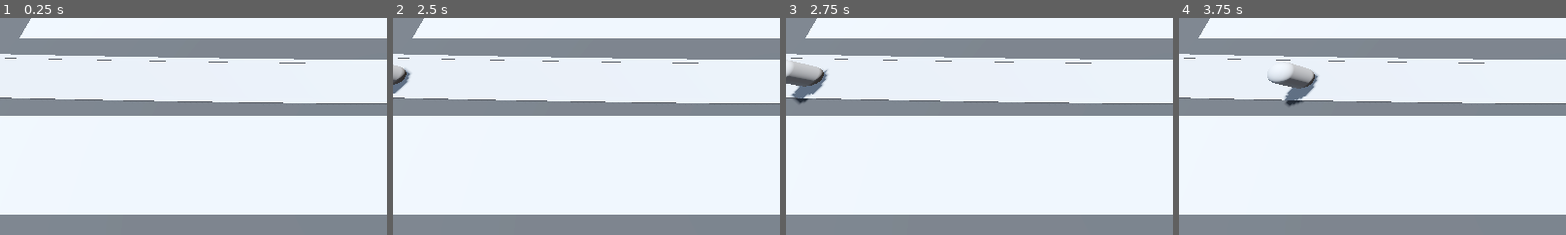
Above: before the commit, frames 1-4 (left to right).
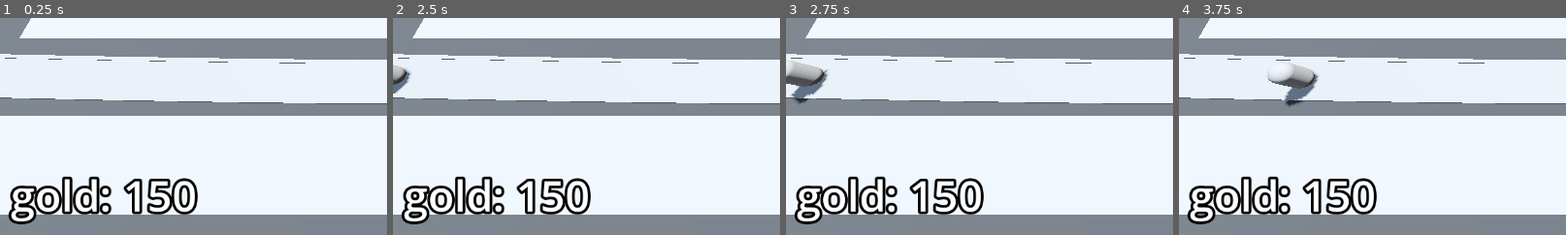
Above: after the commit, the same moments.

Repository: ozgencDev/Barbarian-Blaster
Game: Godot game, scene res://BaseLevel.tscn
Same seed, same stepped clock (60 frames per second), same inputs: the game is played once before the commit and once after it.
Inputs (mouse positions are % of the whole screen's width and height, from its top left):
- Up to frame 1 (0.25 s): no input
- Up to frame 2 (2.5 s): tap Enter at 0.5, 2 s; move the mouse to (72, 45) at 0.52 s; press the mouse at (72, 45) at 0.53 s; tap Space at 1.25 s; move the mouse to (30, 55) at 1.27 s; release the mouse at (30, 55) at 1.28 s; click (30, 55) at 1.35 s; move the mouse to (60, 28) at 2.02 s; press the mouse at (60, 28) at 2.03 s
- Up to frame 3 (2.75 s): no input
- Up to frame 4 (3.75 s): move the mouse to (45, 70) at 2.77 s; release the mouse at (45, 70) at 2.78 s; click (45, 70) at 2.85 s; move the mouse to (80, 65) at 3.52 s; press the mouse at (80, 65) at 3.53 s
The pictures show only the part of the screen within x 0-50%, y 50-100%; the shares and areas given below are measured in that part.

The runs differ from the first frame. In frame 1, 4.1% of the frame differs, in the area x 2-52%, y 72-96%; in frame 2, 4.1%; in frame 3, 4.1%; in frame 4, 4.1%.

Commit message:
add margin container and adds margin to container then adds filter to mouse for ignoring mouse event adds label inside margin container , adds script for editing label

Diff:
--- /dev/null
+++ b/Bank.gd
@@ -0,0 +1,13 @@
+extends MarginContainer
+
+
+@export var starting_gold := 150
+@onready var label: Label = $Label
+
+var gold: int:
+	set(gold_in):
+		gold = max(gold_in, 0)
+		label.text = "gold: " + str(gold)
+
+func _ready() -> void:
+	gold = starting_gold
--- a/BaseLevel.tscn
+++ b/BaseLevel.tscn
@@ -7,6 +7,7 @@
 [ext_resource type="PackedScene" uid="uid://dvympovo5pb6o" path="res://Base/base.tscn" id="3_nn78s"]
 [ext_resource type="Script" path="res://TurretManager.gd" id="5_piyug"]
 [ext_resource type="PackedScene" uid="uid://cg88xsx60tj8s" path="res://Turret/turret.tscn" id="6_plplw"]
+[ext_resource type="Script" path="res://Bank.gd" id="8_ctv35"]
 
 [sub_resource type="ProceduralSkyMaterial" id="ProceduralSkyMaterial_blrqv"]
 sky_horizon_color = Color(0.64625, 0.65575, 0.67075, 1)
@@ -30,6 +31,11 @@
 "tilts": PackedFloat32Array(0, 0, 0, 0, 0)
 }
 point_count = 5
+
+[sub_resource type="LabelSettings" id="LabelSettings_yl6ok"]
+font_size = 64
+outline_size = 16
+outline_color = Color(0, 0, 0, 1)
 
 [node name="Node3D" type="Node3D"]
 
@@ -115,4 +121,24 @@
 turret = ExtResource("6_plplw")
 enemy_path = NodePath("../EnemyPath")
 
+[node name="Bank" type="MarginContainer" parent="."]
+anchors_preset = 15
+anchor_right = 1.0
+anchor_bottom = 1.0
+grow_horizontal = 2
+grow_vertical = 2
+mouse_filter = 2
+theme_override_constants/margin_left = 16
+theme_override_constants/margin_top = 16
+theme_override_constants/margin_right = 16
+theme_override_constants/margin_bottom = 16
+script = ExtResource("8_ctv35")
+
+[node name="Label" type="Label" parent="Bank"]
+layout_mode = 2
+size_flags_horizontal = 0
+size_flags_vertical = 8
+text = "gold:"
+label_settings = SubResource("LabelSettings_yl6ok")
+
 [connection signal="timeout" from="EnemyPath/Timer" to="EnemyPath" method="spawn_enemy"]
Not shown: 1 places in BaseLevel.tscn that only renumber resources
